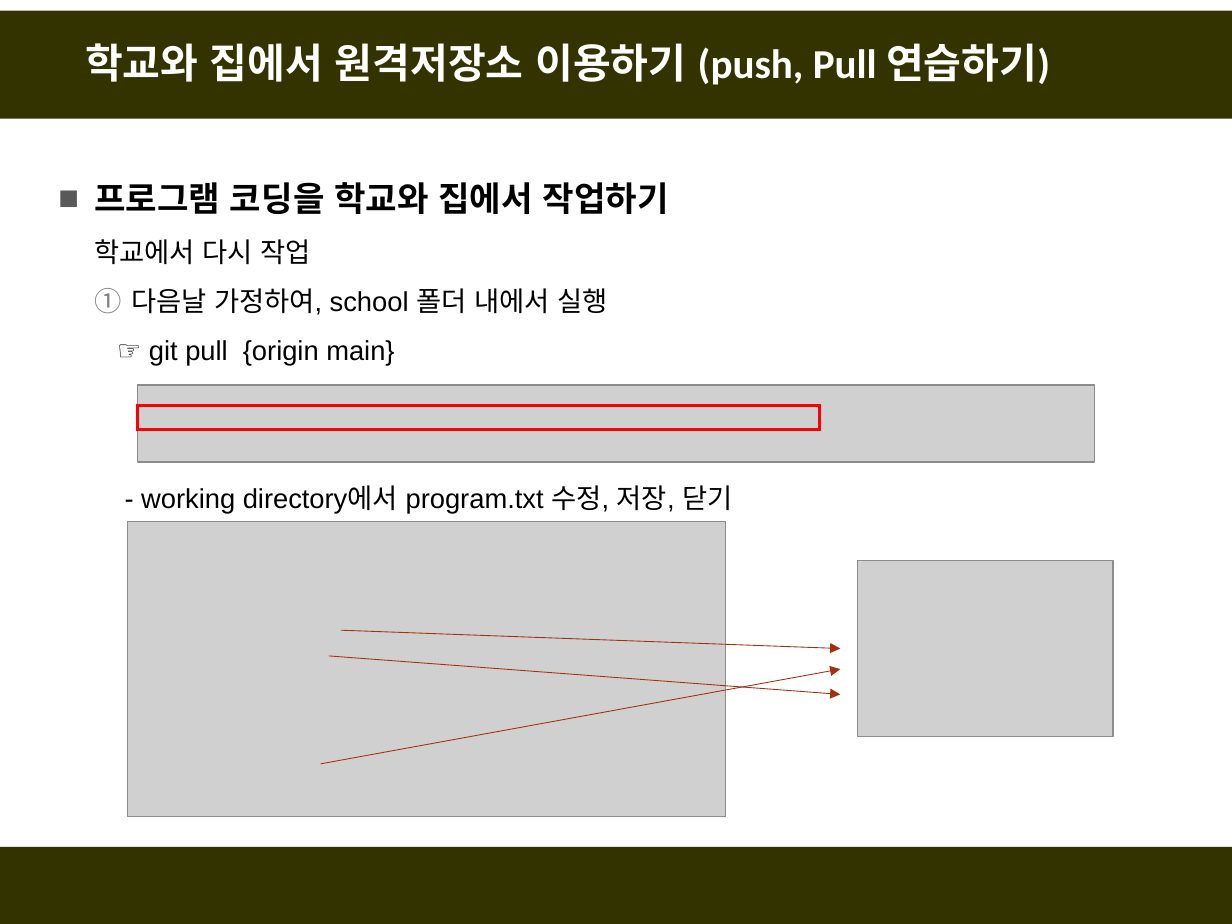
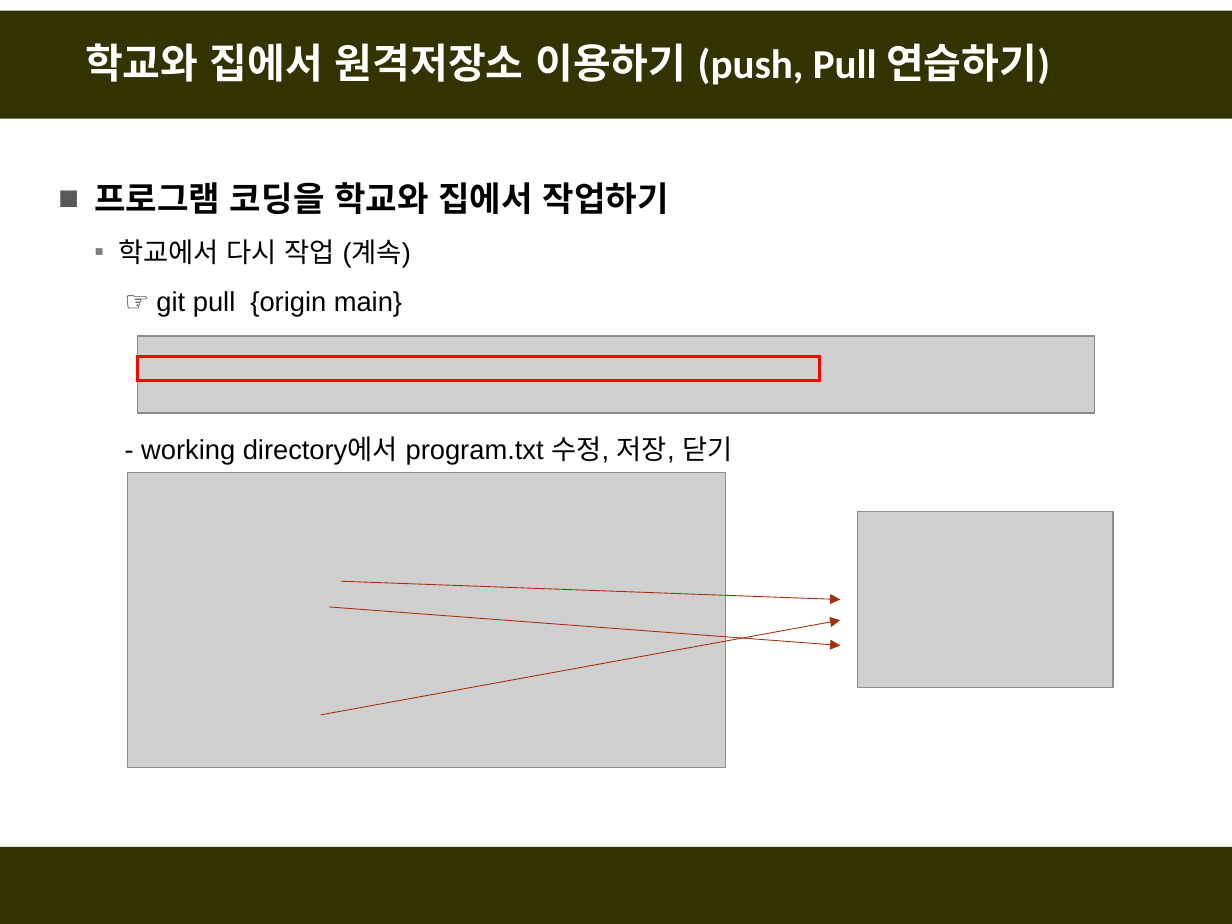
Before and after one commit to fasthill/github-lecture, a slide deck: slide 39 of git및github첫걸음2-원격저장소만들기.pptx. Drawn at 1232x924 pixels with LibreOffice and Linux fonts; fonts in the diff are those of the drawing; grey boxes stand for pictures. Boxes give left, top, right and bottom in pixels: in the first picture for what was removed or moved away, otherwise in the second. Text is boxed around its words. In the diff, an @@ line names an element or a change of style, - is before the commit and + after.

```diff
--- a/git및github첫걸음2-원격저장소만들기.pptx
+++ b/git및github첫걸음2-원격저장소만들기.pptx
@@ text at box(119, 239, 411, 268): text changed @@
-  학교에서 다시 작업
-  1. 다음날 가정하여, school 폴더 내에서 실행
+  ▪ 학교에서 다시 작업 (계속)
@@ 3 pictures, 3 arrows, 1 rectangle: place and size @@
-3 pictures, 3 arrows, 1 rectangle at box(128, 384, 1112, 817)
+3 pictures, 3 arrows, 1 rectangle at box(128, 336, 1112, 769)
```
Also in this commit, not shown: 7 other slides changed, 1 slide removed.
